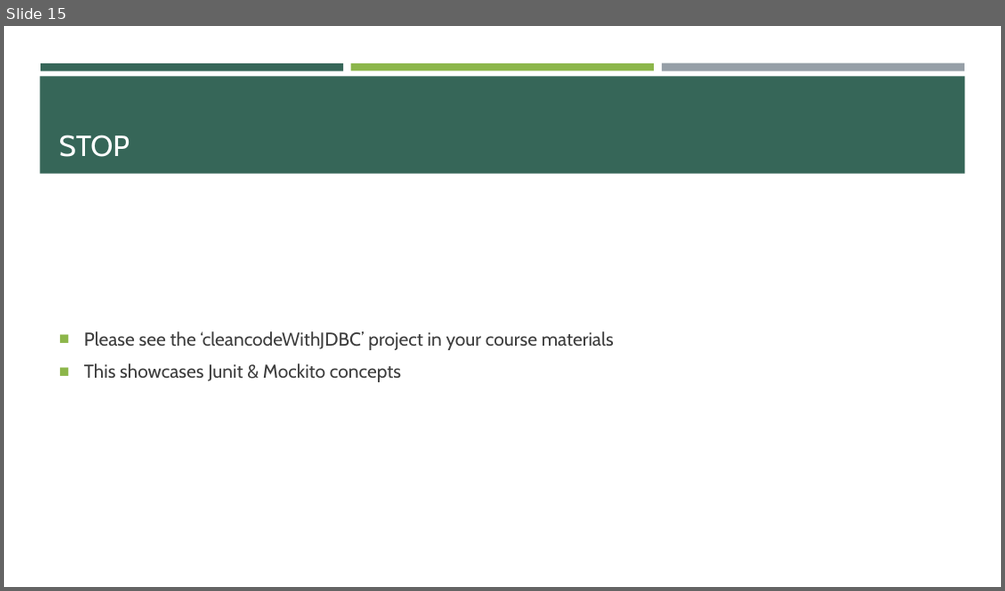
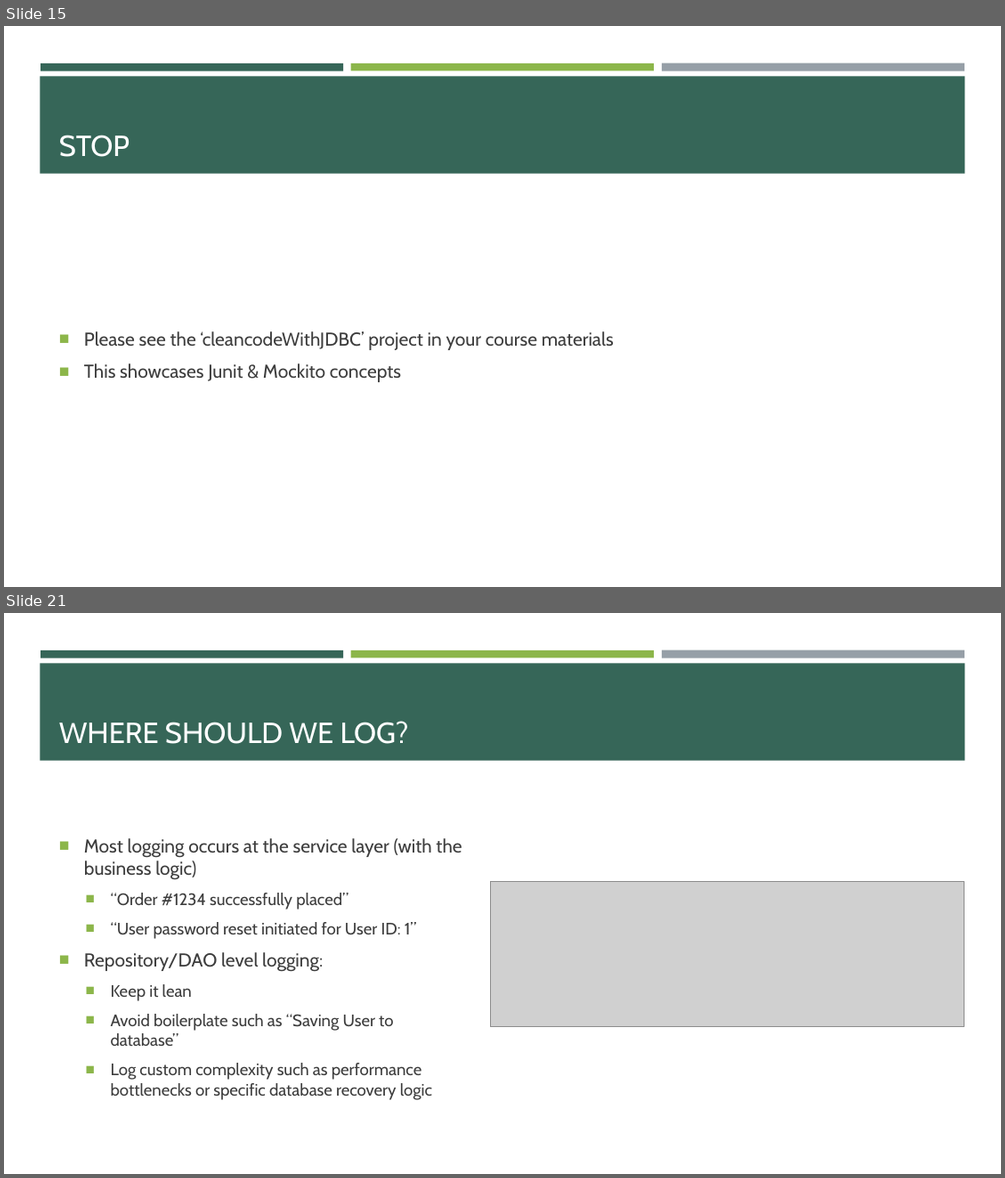
Before and after one commit to e-m-wilson/java-fs, a slide deck: Week_4/Unit_Testing_&_Logging.pptx. Shown one above the other, each under a label of ours: slide 15 before the commit, slides 15 and 21 after it; the slides between them are not shown. The pictures are 1005x591 and 1005x1178 pixels, drawn with LibreOffice and Linux fonts; fonts in the diff are those of the drawing; grey boxes stand for pictures. Boxes give left, top, right and bottom in pixels: in the first picture for what was removed or moved away, otherwise in the second. Text is boxed around its words. In the diff, an @@ line names an element or a change of style, - is before the commit and + after.

```diff
--- a/Week_4/Unit_Testing_&_Logging.pptx
+++ b/Week_4/Unit_Testing_&_Logging.pptx
@@ slide 21 added at (4, 613, 1001, 1174), background #FFFFFF; not listed: 4 template elements that a slide beside it also shows @@
@@ title added at (59, 721, 409, 744), 28 pt, text #FFFFFF @@
+WHERE SHOULD WE LOG?
@@ text added at (84, 838, 461, 1100), 16 pt, text #3D3D3D @@
+■ Most logging occurs at the service layer (with the business logic)
+  ■ “Order #1234 successfully placed”
+  ■ “User password reset initiated for User ID: 1”
+■ Repository/DAO level logging:
+  ■ Keep it lean
+  ■ Avoid boilerplate such as “Saving User to database”
+  ■ Log custom complexity such as performance bottlenecks or specific database recovery logic
@@ picture added at (490, 882, 964, 1027) @@
```
Also in this commit, not shown: 6 other slides added, 4 other files.
